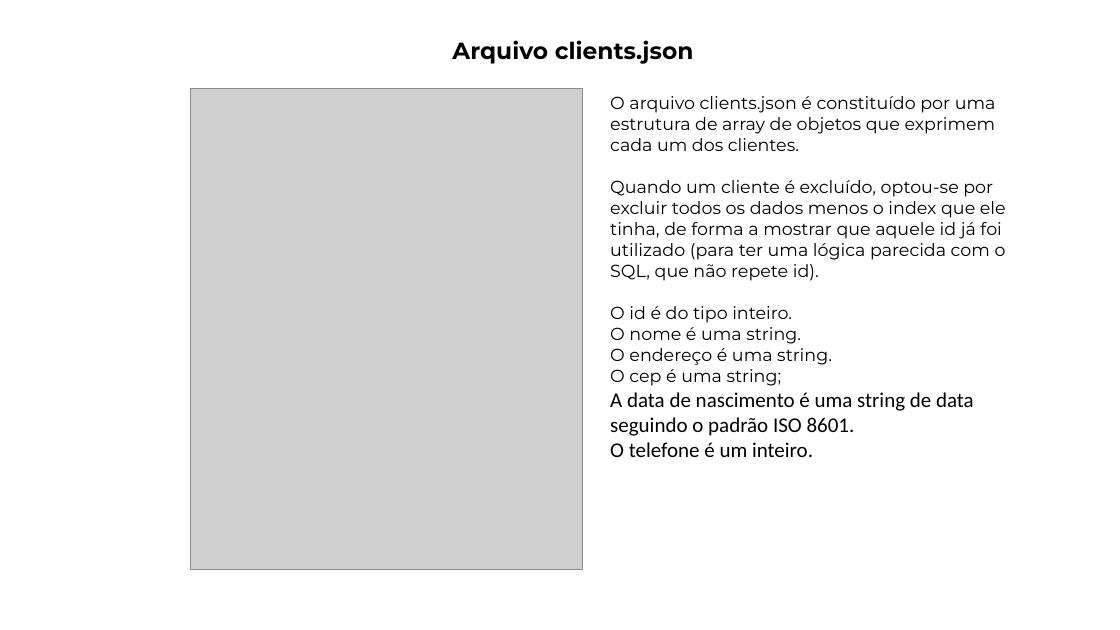
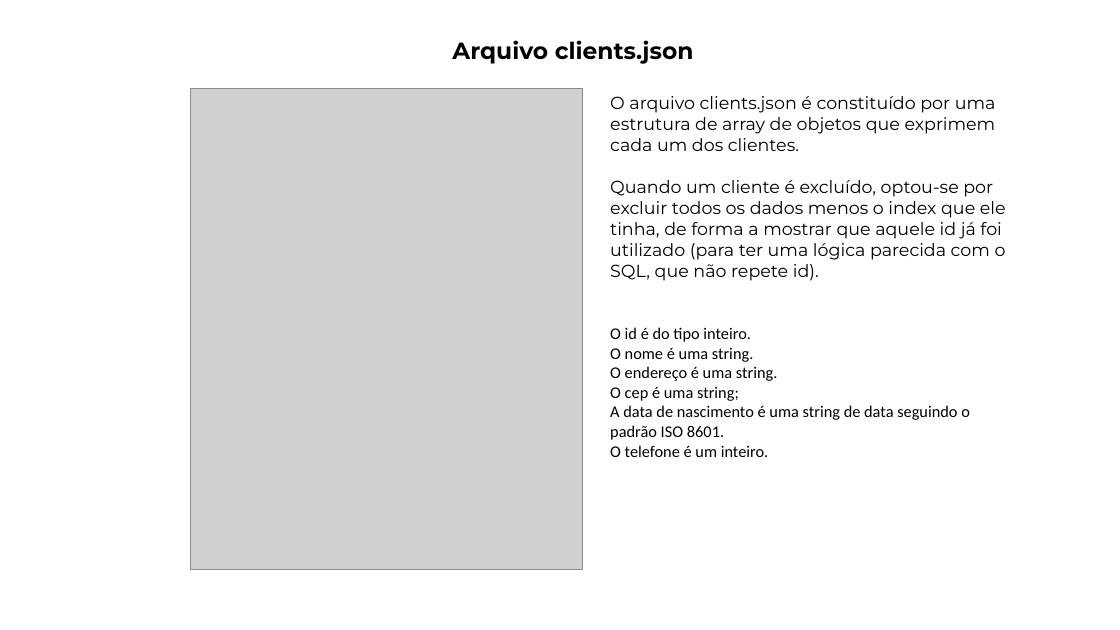
Before and after one commit to JdSeus/UCPEL_PI8, a slide deck: slide 3 of apresentacao.pptx. Drawn at 1120x630 pixels with LibreOffice and Linux fonts; fonts in the diff are those of the drawing; grey boxes stand for pictures; background and template pictures are left out. Boxes give left, top, right and bottom in pixels: in the first picture for what was removed or moved away, otherwise in the second. Text is boxed around its words. In the diff, an @@ line names an element or a change of style, - is before the commit and + after.

```diff
--- a/apresentacao.pptx
+++ b/apresentacao.pptx
@@ text at (x1=610, y1=327, x2=970, y2=457): size 15 to 14 pt, font Montserrat to Calibri in "O id é do tipo inteiro.", "O nome é uma string.", "O endereço é uma string.", "O cep é uma string;"; size 18 to 14 pt in "A data de nascimento é uma string ...", "O telefone é um inteiro." @@
```
Also in this commit, not shown: 5 other slides changed, 5 slides added, 3 slides removed, 2 other files.
